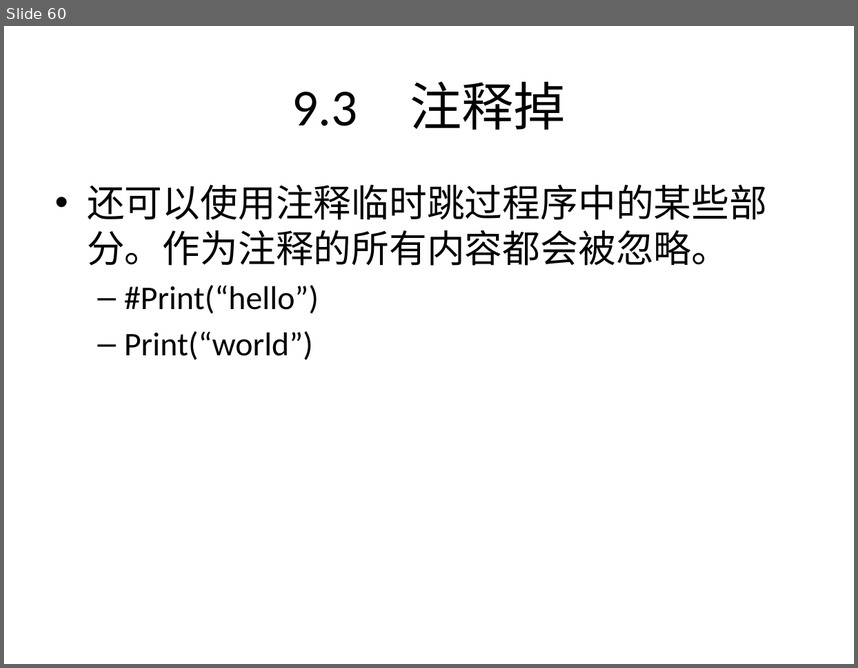
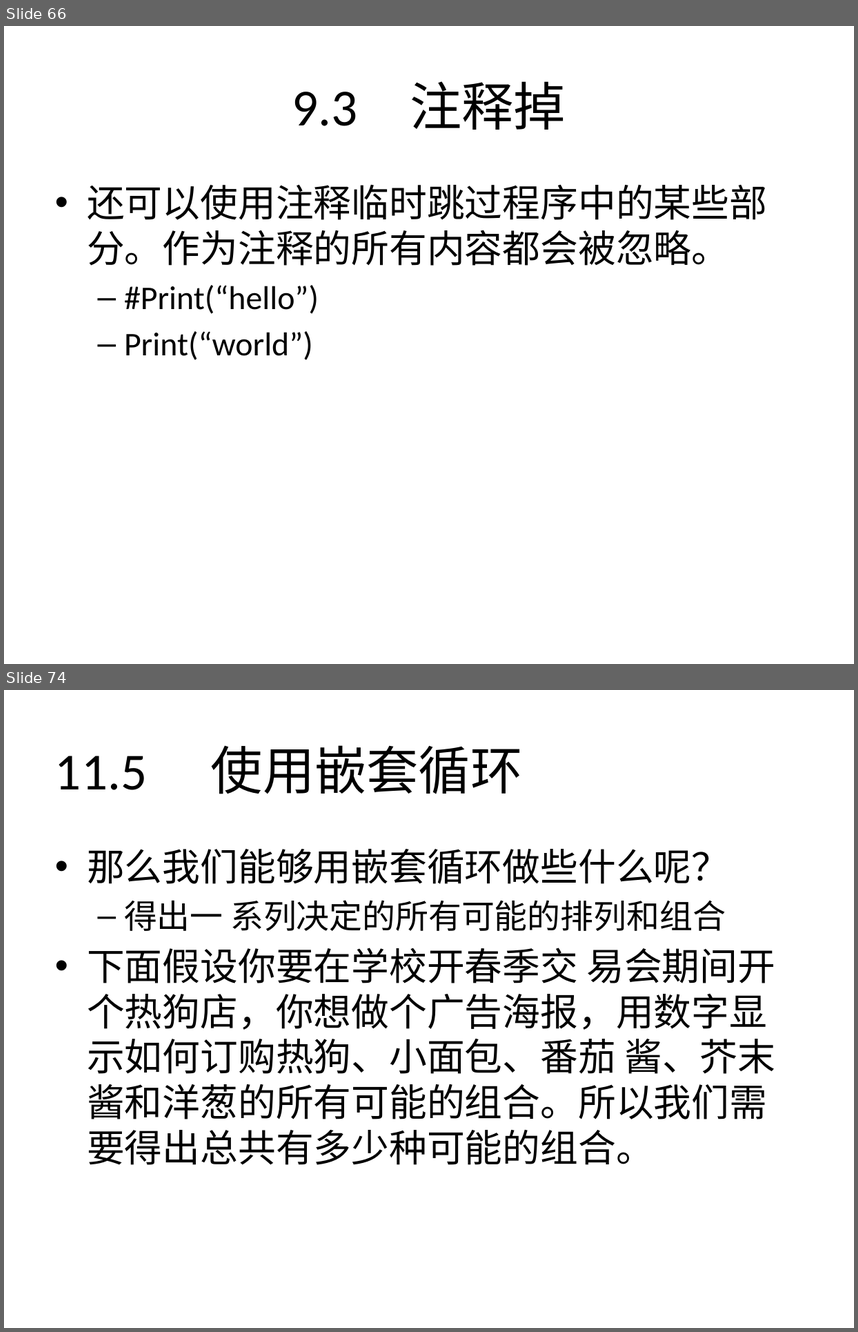
Before and after one commit to zhinan18/Python3, a slide deck: readme/Python3.pptx. Shown one above the other, each under a label of ours: slide 60 before the commit, slides 66 and 74 after it; the slides between them are not shown. The pictures are 858x668 and 858x1332 pixels, drawn with LibreOffice and Linux fonts; fonts in the diff are those of the drawing. Boxes give left, top, right and bottom in pixels: in the first picture for what was removed or moved away, otherwise in the second. Text is boxed around its words. In the diff, an @@ line names an element or a change of style, - is before the commit and + after.

```diff
--- a/readme/Python3.pptx
+++ b/readme/Python3.pptx
@@ slide 74 added at box(4, 690, 854, 1328), background #FFFFFF @@
@@ title added at box(55, 745, 523, 794), 44 pt, text #000000 @@
+11.5 使用嵌套循环
@@ text added at box(87, 849, 775, 1165), 32 pt, text #000000 @@
+• 那么我们能够用嵌套循环做些什么呢？
+  – 得出一 系列决定的所有可能的排列和组合
+• 下面假设你要在学校开春季交 易会期间开个热狗店，你想做个广告海报，用数字显示如何订购热狗、小面包、番茄 酱、芥末酱和洋葱的所有可能的组合。所以我们需要得出总共有多少种可能的组合。
@@ what was slide 60 is now slide 66 @@
```
Also in this commit, not shown: 1 slide changed, 16 other slides added, 10 other files.
